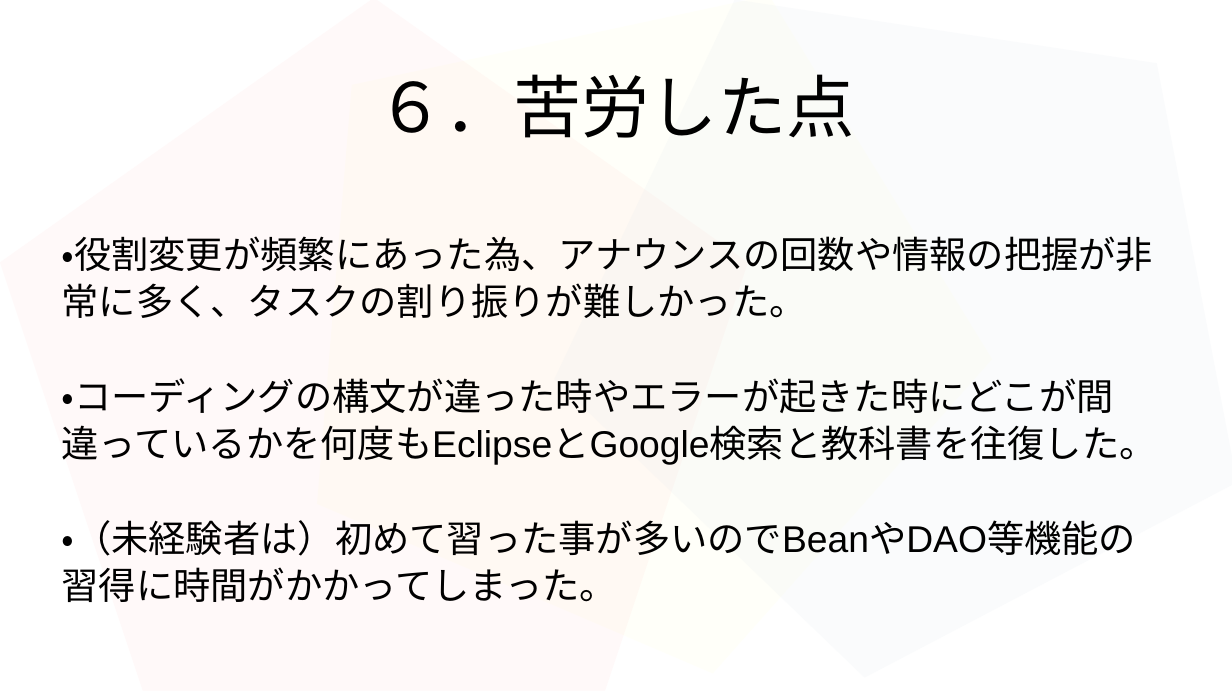
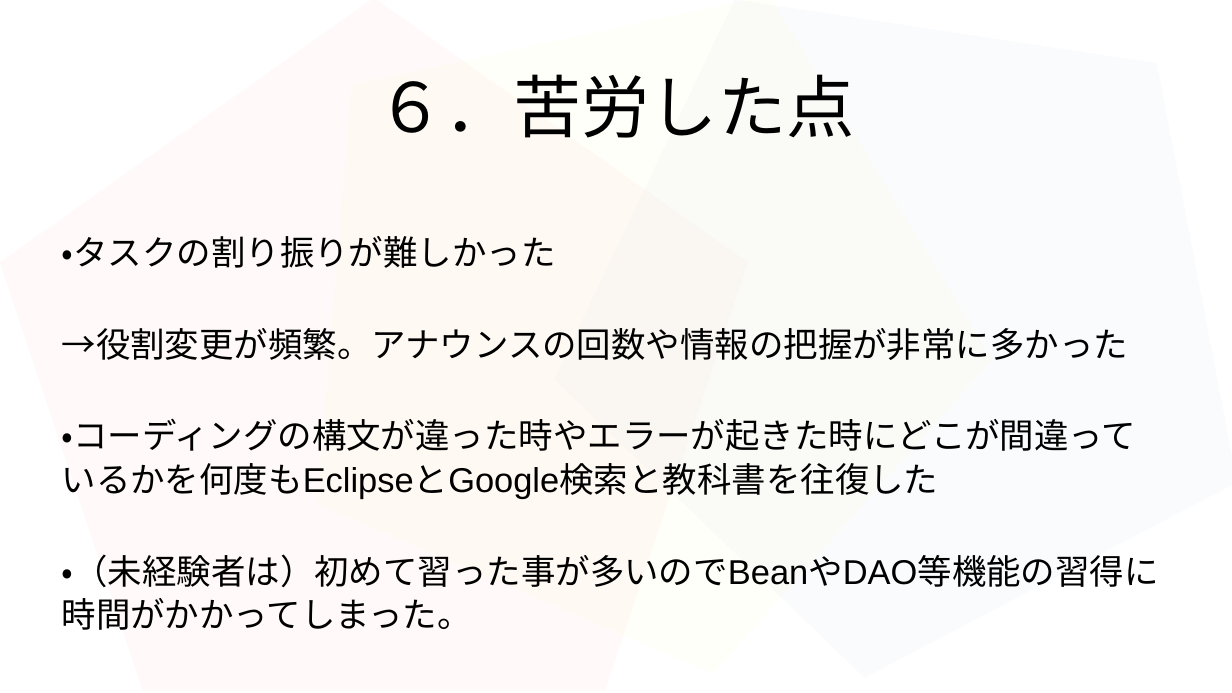
Before and after one commit to 2022java42-student009/ProjectJava, a slide deck: slide 12 of タスク/プレゼン資料.odp. Drawn at 1232x693 pixels with LibreOffice and Linux fonts; fonts in the diff are those of the drawing. Boxes give left, top, right and bottom in pixels: in the first picture for what was removed or moved away, otherwise in the second. Text is boxed around its words. In the diff, an @@ line names an element or a change of style, - is before the commit and + after.

```diff
--- a/タスク/プレゼン資料.odp
+++ b/タスク/プレゼン資料.odp
@@ text at (62, 236, 1136, 499): text changed; size 24 to 22.2 pt @@
-・役割変更が頻繁にあった為、アナウンスの回数や情報の把握が非常に多く、タスクの割り振りが難しかった。
-・コーディングの構文が違った時やエラーが起きた時にどこが間違っているかを何度もEclipseとGoogle検索と教科書を往復した。
+・タスクの割り振りが難しかった
+→役割変更が頻繁。アナウンスの回数や情報の把握が非常に多かった
+・コーディングの構文が違った時やエラーが起きた時にどこが間違っているかを何度もEclipseとGoogle検索と教科書を往復した
@@ text at (62, 554, 1159, 630): size 24 to 22.2 pt in "・（未経験者は）初めて習った事が多いのでBeanやDAO等機能の習得に時間がかかってしまった。" @@
```
Also in this commit, not shown: 3 other slides changed.
